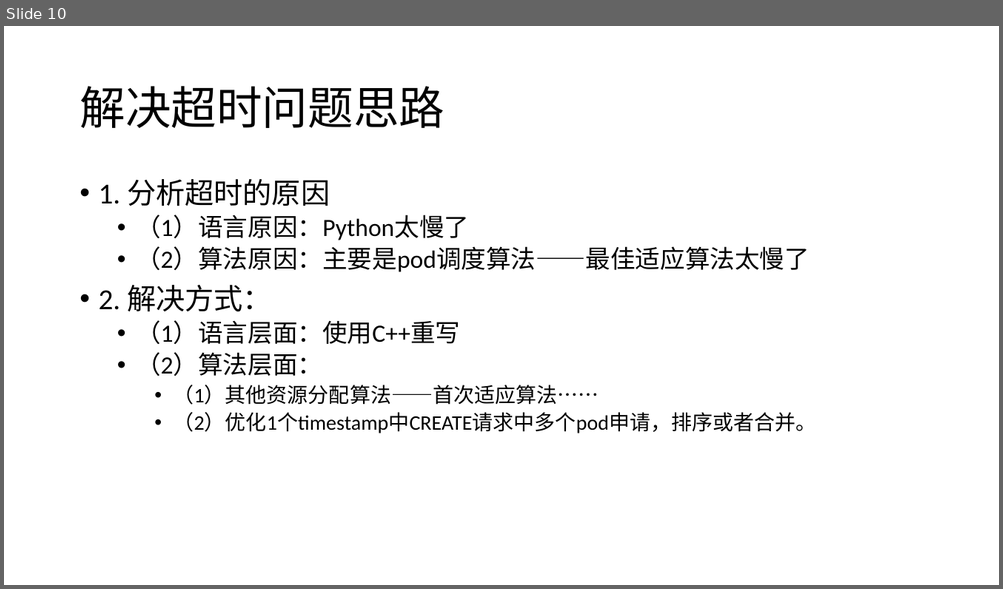
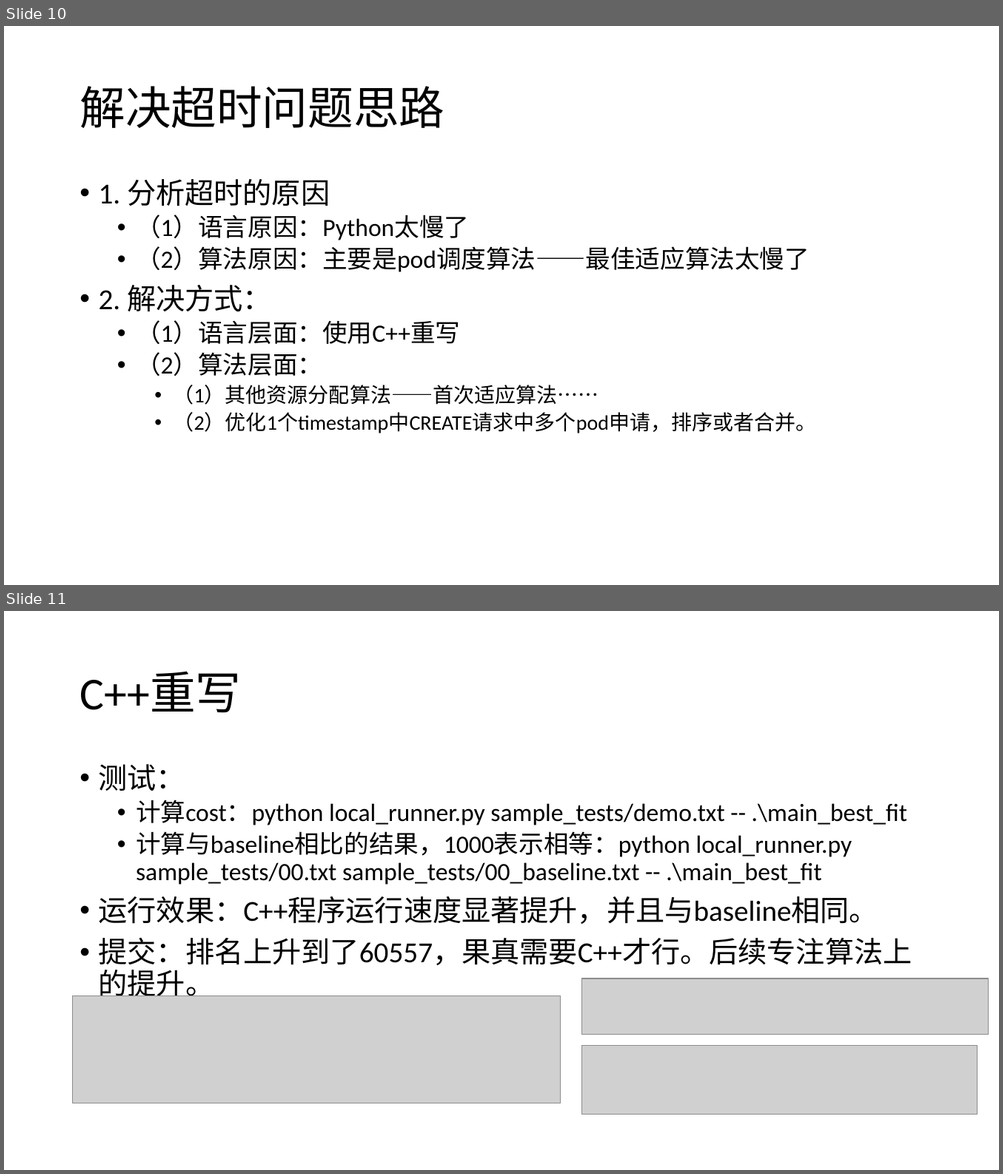
Before and after one commit to HuangDDU/hzy_algorithm, a slide deck: huawei/4_ESC/日志记录.pptx. Shown one above the other, each under a label of ours: slide 10 before the commit, slides 10 and 11 after it. The pictures are 1003x589 and 1003x1174 pixels, drawn with LibreOffice and Linux fonts; fonts in the diff are those of the drawing; grey boxes stand for pictures. Boxes give left, top, right and bottom in pixels: in the first picture for what was removed or moved away, otherwise in the second. Text is boxed around its words. In the diff, an @@ line names an element or a change of style, - is before the commit and + after.

```diff
--- a/huawei/4_ESC/日志记录.pptx
+++ b/huawei/4_ESC/日志记录.pptx
@@ slide 11 added at <box>4,611,999,1170</box>, background #FFFFFF @@
@@ title added at <box>79,672,241,713</box>, 44 pt, text #000000 @@
+C++重写
@@ text added at <box>99,764,912,1002</box>, 24 pt, text #000000 @@
+• 测试：
+  • 计算cost：python local_runner.py sample_tests/demo.txt -- .\main_best_fit
+  • 计算与baseline相比的结果，1000表示相等：python local_runner.py sample_tests/00.txt sample_tests/00_baseline.txt -- .\main_best_fit
+• 运行效果：C++程序运行速度显著提升，并且与baseline相同。
+• 提交：排名上升到了60557，果真需要C++才行。后续专注算法上的提升。
@@ picture added at <box>581,979,987,1035</box> @@
@@ picture added at <box>73,996,560,1104</box> @@
@@ picture added at <box>581,1046,976,1115</box> @@
```
Also in this commit, not shown: 2 slides changed, 1 other slide added, 16 other files.
